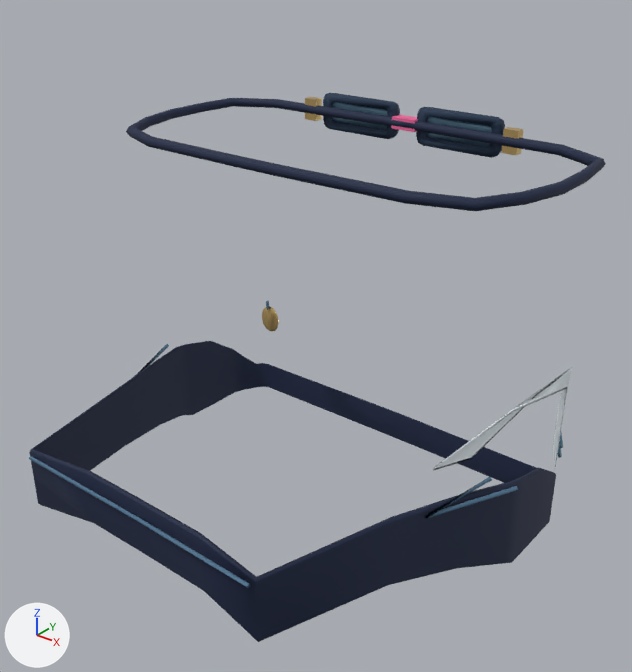
Two versions of the glTF model ConditioningControlPanel/Resources/web/glassroad/art/models/emi-outfit-swim.glb, one commit apart.
Before and after are seen from a camera (50 mm lens) standing at (0.579, -0.676, 1.148) and looking at (0.033, 0.007, 0.725). Arrows for +X, +Y and +Z are at lower left; the lights stay in place. The first picture is the older version. Vertices at exactly the same position are counted once.

Before the edit, the objects in view are built like this:
```python
me_emi_outfit_swim = bpy.data.meshes.new('emi_outfit_swim')
me_emi_outfit_swim.from_pydata(...)  # 780 vertices, 1492 faces; spans x -0.267..0.271, y -0.249..0.232, z 0.479..0.941
# faces by material slot: [1236, 256]
me_emi_outfit_swim.materials.append(mat_emi_outfit_fabric)
me_emi_outfit_swim.materials.append(mat_emi_outfit_metal)
ob_emi_outfit_swim = bpy.data.objects.new('emi_outfit_swim', me_emi_outfit_swim)
ob_emi_outfit_swim.location = (0.0, 0.0, 0.0)
```
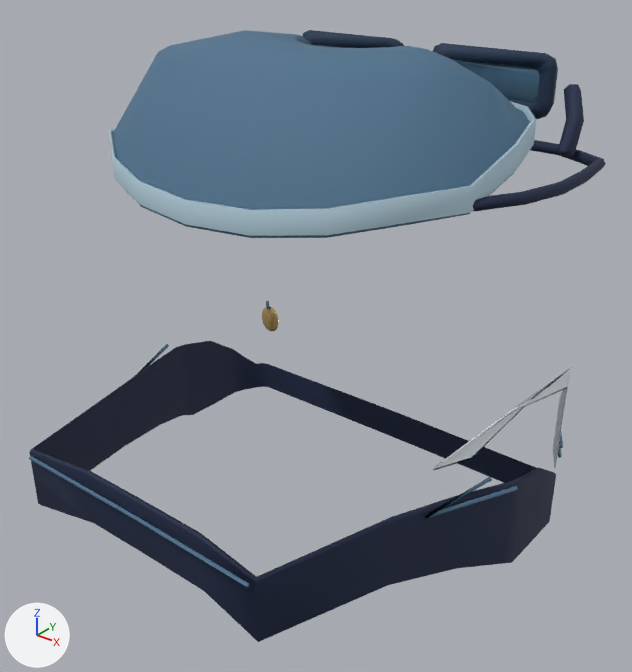
Commit message: art(glassroad): give every EMI outfit a distinct headpiece

Patch to the scene script:
```diff
--- a/ConditioningControlPanel/Resources/web/glassroad/art/models/emi-outfit-swim.glb.py
+++ b/ConditioningControlPanel/Resources/web/glassroad/art/models/emi-outfit-swim.glb.py
@@ me_emi_outfit_swim @@
 # used by ob_emi_outfit_swim; location = (0.0, 0.0, 0.0)
-me_emi_outfit_swim.from_pydata(...)  # 780 vertices, 1492 faces; spans x -0.267..0.271, y -0.249..0.232, z 0.479..0.941
+me_emi_outfit_swim.from_pydata(...)  # 1020 vertices, 1972 faces; spans x -0.267..0.271, y -0.249..0.251, z 0.479..1.03
+# me_emi_outfit_swim part 1: the loose piece of 48 vertices spanning x -0.127..-0.015, y 0.221..0.232, z 0.895..0.941 is scaled about its middle by (1.38, 1.25, 1.52), then moved by (-0.027, 0.015, 0.059)
+# me_emi_outfit_swim part 2: the loose piece of 48 vertices spanning x 0.015..0.127, y 0.221..0.232, z 0.895..0.941 is scaled about its middle by (1.38, 1.25, 1.52), then moved by (0.027, 0.015, 0.059)
+# me_emi_outfit_swim part 3: the loose piece of 24 vertices spanning x -0.115..-0.027, y 0.224..0.229, z 0.905..0.93 is scaled about its middle by (1.38, 1.25, 1.52), then moved by (-0.027, 0.015, 0.059)
+# me_emi_outfit_swim part 4: the loose piece of 24 vertices spanning x 0.027..0.115, y 0.224..0.229, z 0.905..0.93 is scaled about its middle by (1.38, 1.25, 1.52), then moved by (0.027, 0.015, 0.059)
+# me_emi_outfit_swim part 5: a new loose piece of 140 vertices spanning x -0.236..0.236, y -0.145..0.215, z 0.885..1.03, in mat_emi_outfit_fabric
+# me_emi_outfit_swim part 6: a new loose piece of 80 vertices spanning x -0.238..0.238, y -0.147..0.217, z 0.888..0.975, in mat_emi_outfit_fabric
+# me_emi_outfit_swim part 7: a new loose piece of 18 vertices spanning x 0.188..0.229, y 0.177..0.244, z 0.918..0.984, in mat_emi_outfit_fabric
+# me_emi_outfit_swim part 8: the loose piece of 8 vertices spanning x 0.133..0.151, y 0.213..0.225, z 0.905..0.932 is deleted
+# me_emi_outfit_swim part 9: the loose piece of 8 vertices spanning x -0.016..0.016, y 0.214..0.23, z 0.911..0.925 is deleted
+# me_emi_outfit_swim part 10: the loose piece of 8 vertices spanning x -0.151..-0.133, y 0.213..0.225, z 0.905..0.932 is deleted
+# other edits to the shape of me_emi_outfit_swim do not show in these pictures
 me_emi_outfit_swim.materials.append(mat_emi_outfit_fabric)
```

Boxes [x1, y1, x2, y2] around the edits, measured in the pictures (632 x 672 px; the box of a moved part takes in the faces that stretch with it):
'emi_outfit_swim', reshaped (11% taller)
    before: [29, 93, 606, 642]
    after: [29, 30, 606, 642]
part 1 of me_emi_outfit_swim, moved or reshaped
    before: [323, 93, 400, 139]
    after: [302, 30, 404, 48]
part 2 of me_emi_outfit_swim, moved or reshaped
    before: [416, 107, 505, 158]
    after: [433, 43, 558, 119]
part 3 of me_emi_outfit_swim, moved or reshaped (mostly hidden afterwards)
    before: [332, 102, 388, 130]
    after: [316, 44, 349, 48]
part 4 of me_emi_outfit_swim, moved or reshaped
    before: [427, 117, 492, 147]
    after: [452, 59, 540, 103]
part 5 of me_emi_outfit_swim, added (blue)
    after: [113, 30, 530, 238]
part 6 of me_emi_outfit_swim, added (blue)
    after: [109, 101, 536, 236]
part 7 of me_emi_outfit_swim, added (blue)
    after: [557, 84, 584, 157]
part 8 of me_emi_outfit_swim, deleted
    before: [501, 127, 523, 155]
part 9 of me_emi_outfit_swim, deleted
    before: [391, 115, 418, 132]
part 10 of me_emi_outfit_swim, deleted
    before: [305, 97, 322, 121]
